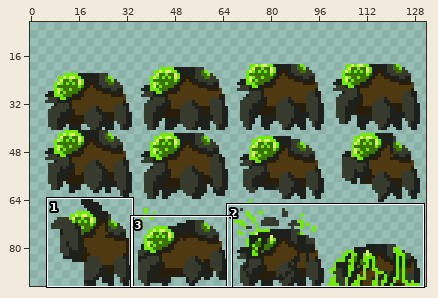
Edited in one commit: sprite sheet (Arcade Game Beta/sourcefiles/GXPEngine/bin/Debug/robospider.png). Above: a wide view before the commit, with the close-up outlined.
Close-up. Before the edit:
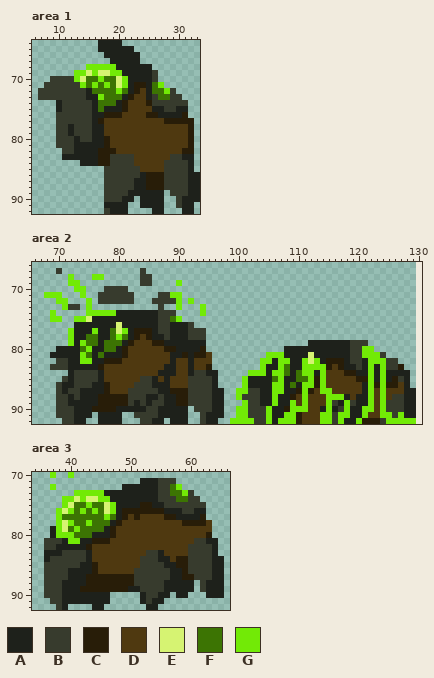
The file is 128x74 pixels. Pixels under 10% opacity are left out. Shown: area 1: x 6..33, y 64..92; area 2: x 66..130, y 66..92; area 3: x 34..66, y 70..92. The old version is drawn lined up with the new one, on the new canvas. The wide view leaves out empty margins. The commit also changed other parts of the picture, which this record leaves out.
Palette (. is transparent): A #1e211b  B #373b2d  C #281d08  D #4f3910  E #d6f372  F #3c7403  G #72ea06
Pixels before, area 1, first column x 7:
64 ..........AAAA.............
65 ..........AAAAAA...........
66 ...........AAAAAA..........
67 ............AAAAA..........
68 ........GGGGGAAAAAA........
69 ......GGEGEEGGAAAAAB.......
70 ..BBBBGEFFGFFEGAAAAB.......
71 .BBBBBBGFGFGFEGACCAFG......
72 BBBBBBBBAFFFFGFACDAFFGB....
73 BBBBBBBBAAGFFFACDDABFFBB...
74 ...ABBBBBAFFFACDDDCBBBBBB..
75 ...ABBBBBAFAAACDDDDAABBAA..
76 ...BBBBBBAACCCDDDDCCAAAAC..
77 ...BBBBBBACDDDDDDDDDDCCCCC.
78 ...BBABBBAADDDDDDDDDDDDDDC.
79 ...BBABBBAADDDDDDDDDDDDDDC.
80 ...BBBABBAACDDDDDDDDDDDDDC.
81 ...BBBAAAAACDDDDDDDDDDDDDC.
82 ....BBAAAACCCDDDDDDDDDDDCC.
83 ....AAAAAACCBBBBDDDDDDBBAA.
84 .......AAACCBBBBDDDDDBBBBA.
85 ...........BBBBBBDDDDBBBBA.
86 ...........BBBBBBACCCBBBBAA
87 ...........BBBBBAACCCBBBBAA
88 ...........BBBBBAACCCBBBBAA
89 ...........BBBBAAAAAA.BBBAA
90 ...........BBBAA.AAAA..BAAA
91 ...........AAAA..AAAA..BAA.
92 ...........BAAA....AA...AA.
Pixels before, area 2, first column x 68:
67 ..B.............B.............................................
68 ....G...GG......BB............................................
69 ....GG..........BB....G.......................................
70 .....GG...BBBB................................................
71 GGG...G..BBBBBB....BBGG.......................................
72 ..GG...G.BBBBBB...BBBBG.G.....................................
73 ...GBB.G...........B..G...G...................................
74 .G.....GGGGGAAAAAAABBB....G...................................
75 .GG..GGEAAAAAAAAAAABBFG.......................................
76 .....AAAAAAAEAAAAAABBAAAB.....................................
77 ....GAAAGAAFEGACCCABBAAABBB...................................
78 ....GAAFFAAFGFACDCAABAAABBB...................................
79 ....GAGFFAFFFACDDDCCAAAAAAA.................AAAAAAABBB........
80 ..AAAAFGAAFFACDDDDDDCCAAAAC.............AAAAAAAAAAABBGG.......
81 .AAAAAGFAFAAACDDDDDDDAACACCD.........GGGAAAAEAAAAAABBGGGB.....
82 ..BBAAGGAACCCDDDDDDDDADDADDD........GGAGGAAGEGACCCABBAGGGBB...
83 .BBBAAAAACDDDDDDDDDDAADDADDC........GAAGFAAGGGGCDCAABAGAGBBC..
84 ....ABBBBADDDDDDDDDAAADDABBAA.....GGGAGGFAFGGAGDDDCCAAGAGAAAA.
85 ...BABBBBADDDDDDBBADADDDBBBBA....GAAAAFGAAFFGCGDDDDDCCGAGACBA.
86 ..BAABBBAACDDDDBBBAAADDDBBBBA....GAAAAGGAFAGGCGDDDDDDAGCGCCDA.
87 ..BABBAAAACDDDBBBBBAACCCBBBBAA..GGBBAAGGAACGCDGGDDDDDAGDGDDDAA
88 ..BBABAAACCCCCBBBAABAACCBBBBAA..GBBBAAGAACDGDDDGGGADAAGDGDBBAA
89 ..BBAAAAACCCCCBABABBAACCBBBBAA...GBBAAGAAGDGDDDGBAGBAAGDGBBBAA
90 ..BBBAAACCCCAAAAABBAAAAA.BBBAA..GGBBBGAACGGGDDAGABGAAGGDGBBBAA
91 ..BBBAAA.AAAA..BBBBAAAAA..BAAA..GGBBBGAAGGCDDDGGBGGAAGDDGGBGAA
92 ...BBAA..AAAA...BBAA.AAA..BAA..GGGGBBGAGGGCDDDGGBGAAGCCCBGGGGG
Pixels before, area 3, first column x 36:
70 .G..G.........................
71 ................AAABBB........
72 .G...........AAAAAABBFG.......
73 .....GGGGGAAAAAAAAABBFFGB.....
74 ...GGEGEEGGAAAAAAAABBBFFBB....
75 ...GEFFGFFEGAAAACCAABBBBBBB...
76 ..GEGFGFGFEGACCCCCCCAAABBAA...
77 ..GFFFFFFFGFACDCDDDDCCAAAAC...
78 ..GEGFFGFFFACDDDDDDDDDDCCCCD..
79 .AGEFGFFFFACDDDDDDDDDDDDDDDD..
80 .AGGGFFFAAACDDDDDDDDDDDDDDDC..
81 BBBAGGAACCCDDDDDDDDDDDDDDBBAA.
82 BBAAAAACDDDDDDDDDDDDDDDDBBBBA.
83 AAABBBBADDDDDDDDDBBADDDDBBBBA.
84 ABBBBBBADDDDDDDDBBBAADCCBBBBAA
85 BBBBBBAACDDDDDDDBBBBAACCBBBBAA
86 BBBBAAAACDDDDDDBBBBBBAACBBBBAA
87 BBBBAAACCCCCCCCBBBBBBAACCBBBAA
88 BBBAAAACCCCCCCCBBBBBAAAAA.BAAA
89 BBBAAACCCCCCCCAABBBBAAAAA.BAAA
90 BBBAAAAAAAA.....ABBAA.AA...AAA
91 .BBAAAAAAAA.....ABAA..........
92 ..BA....AA.......AA...........
And afterwards:
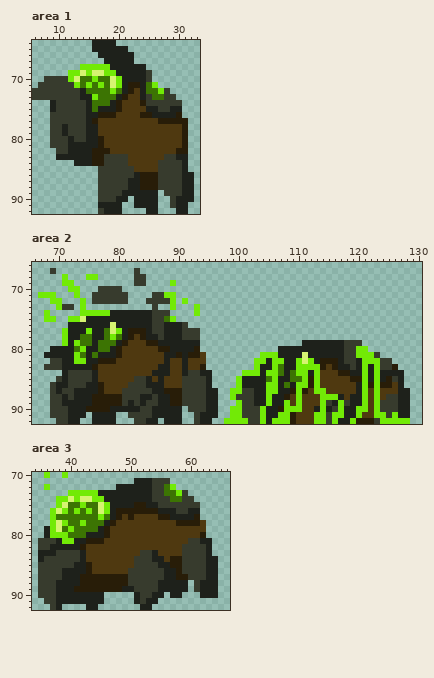
Diff:
canvas 128x74 -> 132x93, the old top-left corner now at 2,19
Changed rows in their new state; - is an unchanged pixel.
Area 1:
first column x 6:
64 ----------A---.-------------
65 ----------A-----.-----------
66 -----------A-----.----------
67 ------------A----.----------
68 --------G----A-----.--------
69 ------G-EGE-G-A----B.-------
70 --B---GEF-GF-EGA---B.-------
71 -B-----GFGFGFEGAC-AFG.------
72 B-------AF---GFACDAF-GB.----
73 B-------A-GF--ACD-ABF-B-.---
74 ---AB----AF--ACD--CB-----.--
75 ---AB----AFA--CD---A-B-A-.--
76 ---B-----A-C--D---C-A---C.--
77 ---B-----ACD---------C----.-
78 ---B-AB--A-D-------------C.-
79 ---B-AB--A-D-------------C.-
80 ---B--AB-A-CD------------C.-
81 ---B--A----CD------------C.-
82 ----B-A---C--D----------C-.-
83 ----A-----C-B---D-----B-A-.-
84 -------A--C-B---D----B---A.-
85 -----------B-----D---B---A.-
86 -----------B-----AC--B---A-.
87 -----------B----A-C--B---A-.
88 -----------B----A-C--B---A-.
89 -----------B---A-----.B--A-.
90 -----------B--A-.A---.-BA--.
91 -----------A---.-A---.-BA-.-
92 -----------BA--.---A-.--A-.-
Area 2:
first column x 67:
67 --B.------------B.---------------------------------------------
68 ----G.--G-.-----B-.--------------------------------------------
69 ----G-.---------B-.---G.---------------------------------------
70 -----G-.--B---.------------------------------------------------
71 G--.--G.-B-----.---B-G-.---------------------------------------
72 --G-.--G.B-----.--B---G.G.-------------------------------------
73 ---GB-.G.----------B.-G.--G.-----------------------------------
74 -G.----G----A------B--.---G.-----------------------------------
75 -G-.-G-EA----------B-FG.---------------------------------------
76 -----A------EA-----B-A--B.-------------------------------------
77 ----GA--GA-FEGAC--AB-A--B--.-----------------------------------
78 ----GA-F-A-FGFACDCA-BA--B--.-----------------------------------
79 ----GAGF-AF--ACD--C-A------.----------------A------B--.--------
80 --A---FGA-F-ACD-----C-A---C.------------A----------B-G-.-------
81 -A----GFAFA--CD------A-CAC-D.--------G--A---EA-----B-G--B.-----
82 --B-A-G-A-C--D-------AD-AD--.-------G-AG-A-GEGAC--AB-AG--B-.---
83 -B--A----CD---------A-D-AD-C.-------GA-GFA-G---CDCA-BAGAGB-C.--
84 ----AB---AD--------A--D-AB-A-.----G--AG-FAFG-AGD--C-A-GAGA---.-
85 ---BAB---AD-----B-ADAD--B---A.---GA---FGA-F-GCGD----C-GAGACBA.-
86 --BA-B--A-CD---B--A--D--B---A.---GA---G-AFAG-CGD-----AGCGC-DA.-
87 --BAB-A---CD--B----A-C--B---A-.-G-B-A-G-A-CGCDG-D----AGDGD--A-.
88 --B-ABA--C----B--A-BA-C-B---A-.-GB--A-GA-CDGD--G--ADA-GDGDB-A-.
89 --B-A----C----BABAB-A-C-B---A-.--GB-A-GA-GDGD--GBAGBA-GDGB--A-.
90 --B--A--C---A----B-A----.B--A-.-G-B--GA-CG--D-AGABGA-G-DGB--A-.
91 --B--A--.A---.-B---A----.-BA--.-G-B--GA-G-CD--G-BG-A-GD-G-BGA-.
92 ---B-A-.-A---.--B-A-.A--.-BA-.-G---B-GAG--CD--G-BGA-GC--BG----.
Area 3:
first column x 35:
70 -G.-G.-------------------------
71 ----------------A--B--.--------
72 -G.----------A-----B-FG.-------
73 -----G----A--------B-F-GB.-----
74 ---G-EGE-G-A-------B--F-B-.----
75 ---GEF-GF-EGA---C-A-B------.---
76 --GEGFGFGFEGAC------A--B-A-.---
77 --GF------GFACDCD---C-A---C.---
78 --GEGF-GF--ACD---------C---D.--
79 -AGEFGF---ACD---------------.--
80 -AG--F--A--CD--------------C.--
81 B--AG-A-C--D-------------B-A-.-
82 B-A----CD---------------B---A.-
83 A--B---AD--------B-AD---B---A.-
84 AB-----AD-------B--A-DC-B---A-.
85 B-----A-CD------B---A-C-B---A-.
86 B---A---CD-----B-----A-CB---A-.
87 B---A--C-------B-----A-C-B--A-.
88 B--A---C-------B----A----.BA--.
89 B--A--C-------A-B---A----.BA--.
90 B--A-------.----AB-A-.A-.--A--.
91 -B-A-------.----ABA-.----------
92 --BA.---A-.------A-.-----------
